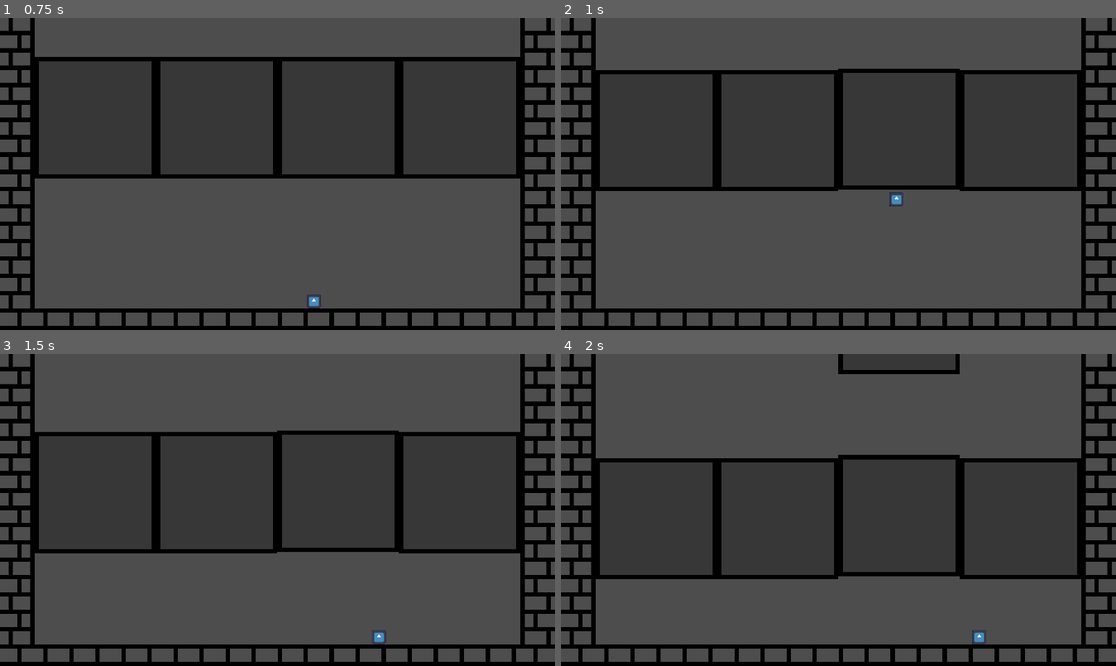
Above: before the commit, frames 1-4 (two rows, left to right).
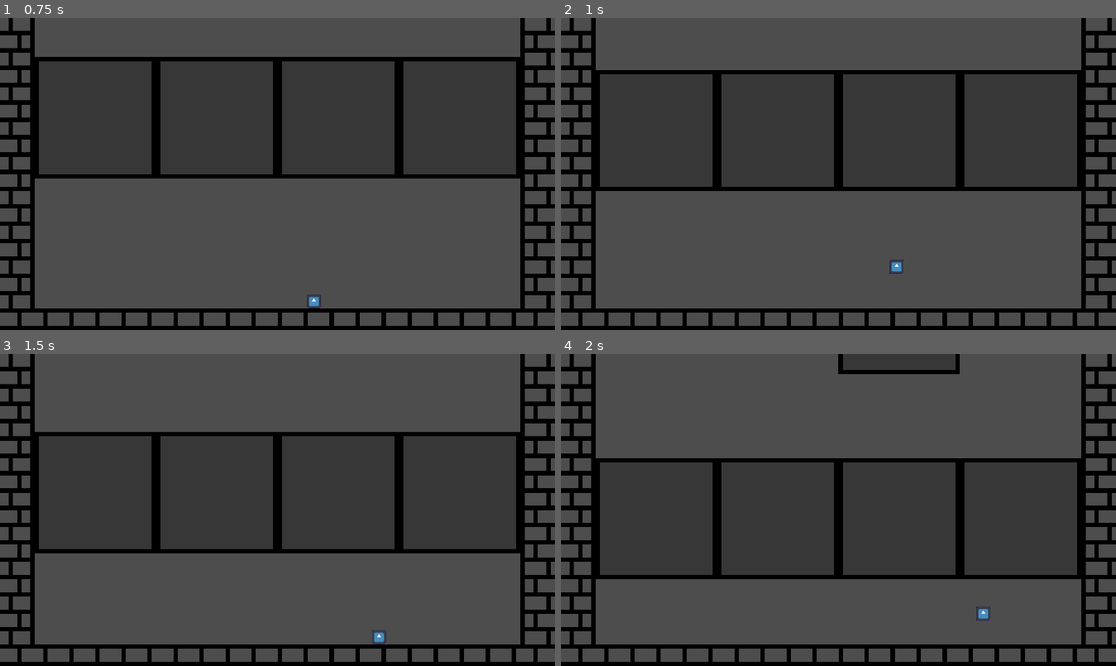
Above: after the commit, the same moments.

Repository: DecotDev/Bricked
Game: Godot game, scene res://bricks/brick28/main_28.tscn
Same seed, same stepped clock (60 frames per second), same inputs: the game is played once before the commit and once after it. This scene is started directly instead of the project's main scene. The engine's default icon, where the game draws it, is replaced by a stand-in: a white triangle on a blue panel in a dark square.
Inputs:
- Up to frame 1 (0.75 s): hold D (Right) from 0.53 s (still down)
- Up to frame 2 (1 s): keep holding D (Right); tap W (Up) at 0.77 s
- Up to frame 3 (1.5 s): keep holding D (Right)
- Up to frame 4 (2 s): keep holding D (Right); tap W (Up) at 1.52 s

Frame 1 is identical in both runs. In frame 2, 0.5% of the frame differs, in the area x 49-72%, y 16-82%; in frame 3, 0.4%; in frame 4, 0.9%, in the area x 49-78%, y 32-94%.

Commit message:
Add global & Brick4; update Brick28 and player
Add a minimal global.gd (and uid) and a new Brick4 scene (texture, collision shape). Simplify Brick28: remove Area2D/subresource, clean up commented code, adjust place_block to flip collision layers and stop physics processing. Tweak brick28 editor state/folding and scene resource. Re-enable smaller player jump constants in player.gd (swap/comment variants). Update various .godot editor metadata and caches (editor_layout, recent files/dirs, filesystem cache/update, quick_open and script editor caches, uid cache) to reflect new files and editor state. Most changes are scene/script updates and editor metadata; gameplay changes are limited to brick placement behavior and player jump constant selection.

Diff:
--- a/bricks/brick28/brick_28.gd
+++ b/bricks/brick28/brick_28.gd
@@ -1,6 +1,5 @@
 extends CharacterBody2D
 
-const SPEED = 300.0
 var fall_speed: int = 180
 var touched_a_block: bool = false
 var locked_x: float
@@ -9,8 +8,6 @@
 	locked_x = position.x
 
 func _physics_process(delta: float) -> void:
-	#check_floor4()
-	#move_and_slide()
 
 	if not $RayCast2D.is_colliding():
 		velocity = Vector2(0, fall_speed)
@@ -20,32 +17,12 @@
 
 	move_and_slide()
 
-func check_floor4():
-	if is_on_floor():
-		print(str(self.name) + " tocó suelo")
-		velocity = Vector2.ZERO
-		#$Area2D.set_deferred("disabled", true)
-		$Area2D.monitoring = false
-		set_physics_process(false)
-	else:
-		velocity = Vector2(0,fall_speed)
-
-
 func place_block():
 	print("PLACED")
 	velocity = Vector2.ZERO
 
-	# 🔥 CAMBIO DE CAPA
+	# CAMBIO DE CAPA
 	set_collision_layer_value(3, false) # deja de ser falling
 	set_collision_layer_value(2, true)  # ahora es placed
 
-	$Area2D.monitoring = false
-
 	set_physics_process(false)
-
-#func _on_area_2d_body_entered(body: Node2D) -> void:
-	#print(str(name) + (" ha detectado a: ") + str(body.name))
-	#if body.name == "Player":
-		#pass
-	#else:
-		#touched_a_block = true
--- a/bricks/brick28/brick_28.tscn
+++ b/bricks/brick28/brick_28.tscn
@@ -5,9 +5,6 @@
 
 [sub_resource type="RectangleShape2D" id="RectangleShape2D_wrjql"]
 size = Vector2(416, 420)
-
-[sub_resource type="RectangleShape2D" id="RectangleShape2D_6wm3w"]
-size = Vector2(417, 5.5)
 
 [node name="Brick28" type="CharacterBody2D" unique_id=906930744]
 collision_layer = 4
@@ -25,17 +22,6 @@
 position = Vector2(210, 210)
 shape = SubResource("RectangleShape2D_wrjql")
 
-[node name="Area2D" type="Area2D" parent="." unique_id=790503380]
-visible = false
-collision_layer = 3
-collision_mask = 3
-monitoring = false
-monitorable = false
-
-[node name="CollisionShape2D" type="CollisionShape2D" parent="Area2D" unique_id=1798330121]
-position = Vector2(210, 425.25)
-shape = SubResource("RectangleShape2D_6wm3w")
-
 [node name="RayCast2D" type="RayCast2D" parent="." unique_id=1915540787]
 position = Vector2(210, 420)
 target_position = Vector2(0, 0)
--- a/bricks/brick4/brick_4.tscn
+++ b/bricks/brick4/brick_4.tscn
@@ -1,5 +1,17 @@
 [gd_scene format=3 uid="uid://c5h00aj13b8qb"]
+
+[ext_resource type="Texture2D" uid="uid://bf0cr1bmcexv7" path="res://bricks/brick4/brick4.png" id="1_q7jsw"]
+
+[sub_resource type="RectangleShape2D" id="RectangleShape2D_ropbv"]
+size = Vector2(58, 60)
 
 [node name="Brick4" type="CharacterBody2D" unique_id=1938573182]
 
 [node name="Sprite2D" type="Sprite2D" parent="." unique_id=240168195]
+scale = Vector2(15, 15)
+texture = ExtResource("1_q7jsw")
+centered = false
+
+[node name="CollisionShape2D" type="CollisionShape2D" parent="." unique_id=939593527]
+position = Vector2(30, 30)
+shape = SubResource("RectangleShape2D_ropbv")
--- /dev/null
+++ b/global.gd
@@ -0,0 +1 @@
+extends Node
--- a/player/player.gd
+++ b/player/player.gd
@@ -3,12 +3,12 @@
 const SPEED = 300.0
 
 #4
-#const JUMP_VELOCITY = -850
-#const GRAVITY = 3000
+const JUMP_VELOCITY = -850
+const GRAVITY = 3000
 
 #56
-const JUMP_VELOCITY = -2350
-const GRAVITY = 3000
+#const JUMP_VELOCITY = -2350
+#const GRAVITY = 3000
 
 func _ready() -> void:
 	pass
Not shown, added: global.gd.uid
